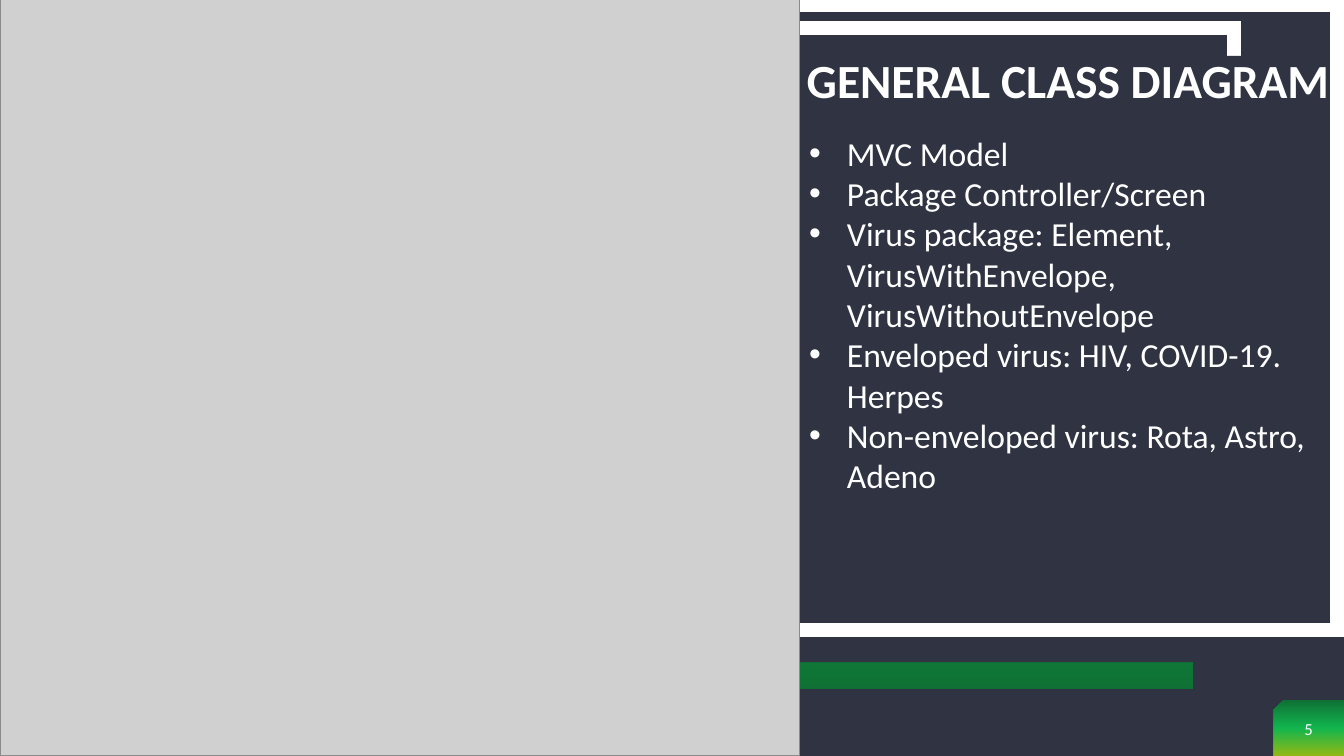
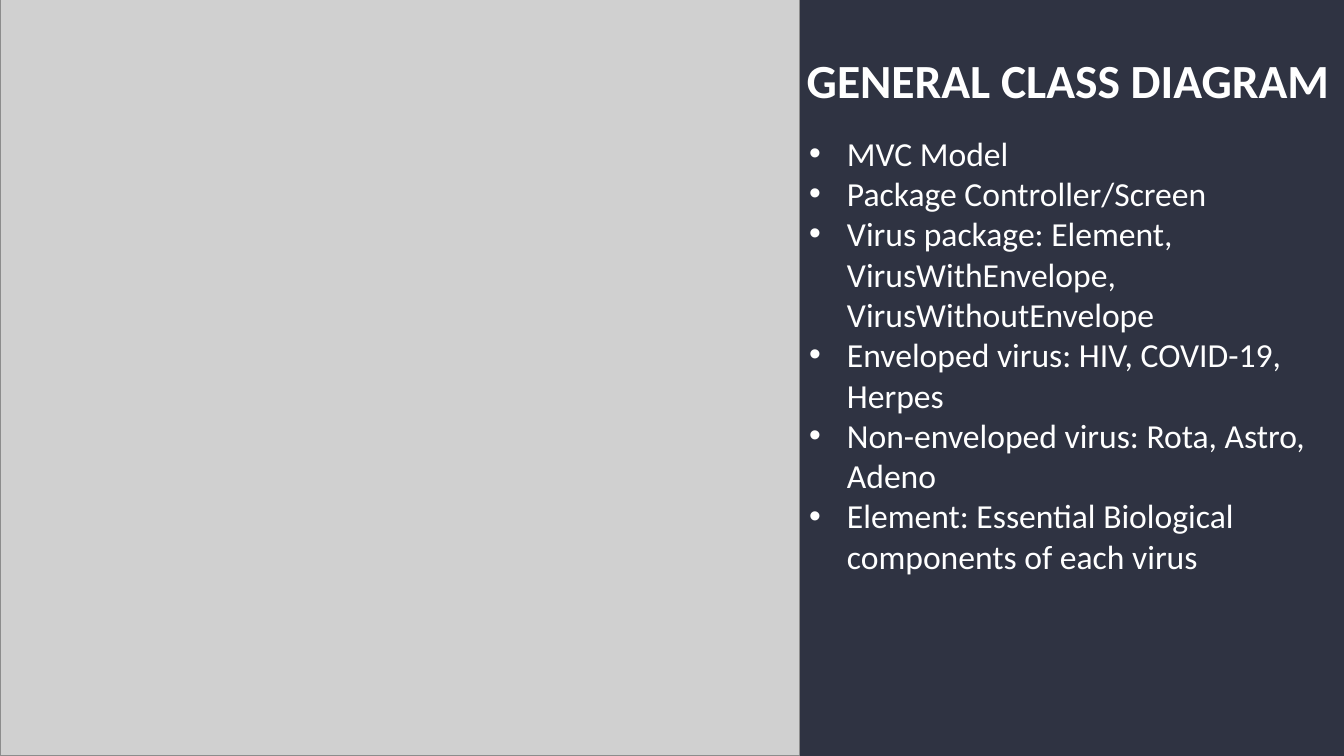
Before and after one commit to tqthai2001/OOLT.ICT.20212.Team06, a slide deck: slide 5 of Presentation/presentation.pptx. Drawn at 1344x756 pixels with LibreOffice and Linux fonts; fonts in the diff are those of the drawing; grey boxes stand for pictures. Boxes give left, top, right and bottom in pixels: in the first picture for what was removed or moved away, otherwise in the second. Text is boxed around its words. In the diff, an @@ line names an element or a change of style, - is before the commit and + after.

Commit message:
update class diagram

```diff
--- a/Presentation/presentation.pptx
+++ b/Presentation/presentation.pptx
@@ rectangle added at (x1=66, y1=0, x2=1344, y2=756), fill #2F3342 @@
@@ rectangle removed at (x1=454, y1=28, x2=1234, y2=653) @@
@@ rectangle removed at (x1=557, y1=5, x2=1337, y2=630) @@
@@ rectangle removed at (x1=560, y1=55, x2=1273, y2=661) @@
@@ rectangle removed at (x1=518, y1=112, x2=1193, y2=689) @@
@@ text at (x1=847, y1=343, x2=1281, y2=414): text changed @@
-• Enveloped virus: HIV, COVID-19. Herpes
+• Enveloped virus: HIV, COVID-19, Herpes
@@ text at (x1=847, y1=504, x2=1233, y2=575): paragraph added @@
+• Element: Essential Biological components of each virus
@@ page number removed at (x1=1304, y1=724, x2=1312, y2=735) @@
-5
```
Also in this commit, not shown: 9 other slides changed, 1 slide removed, 30 other files.
